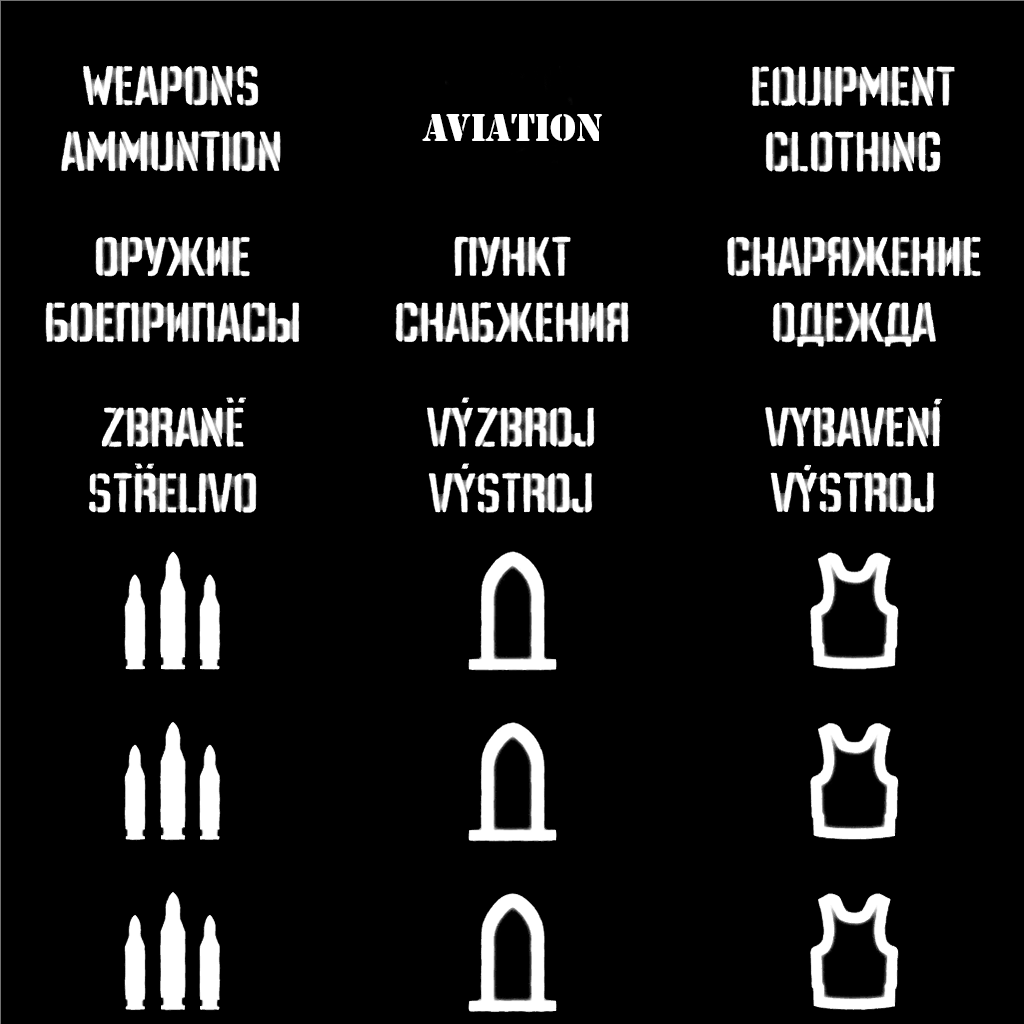
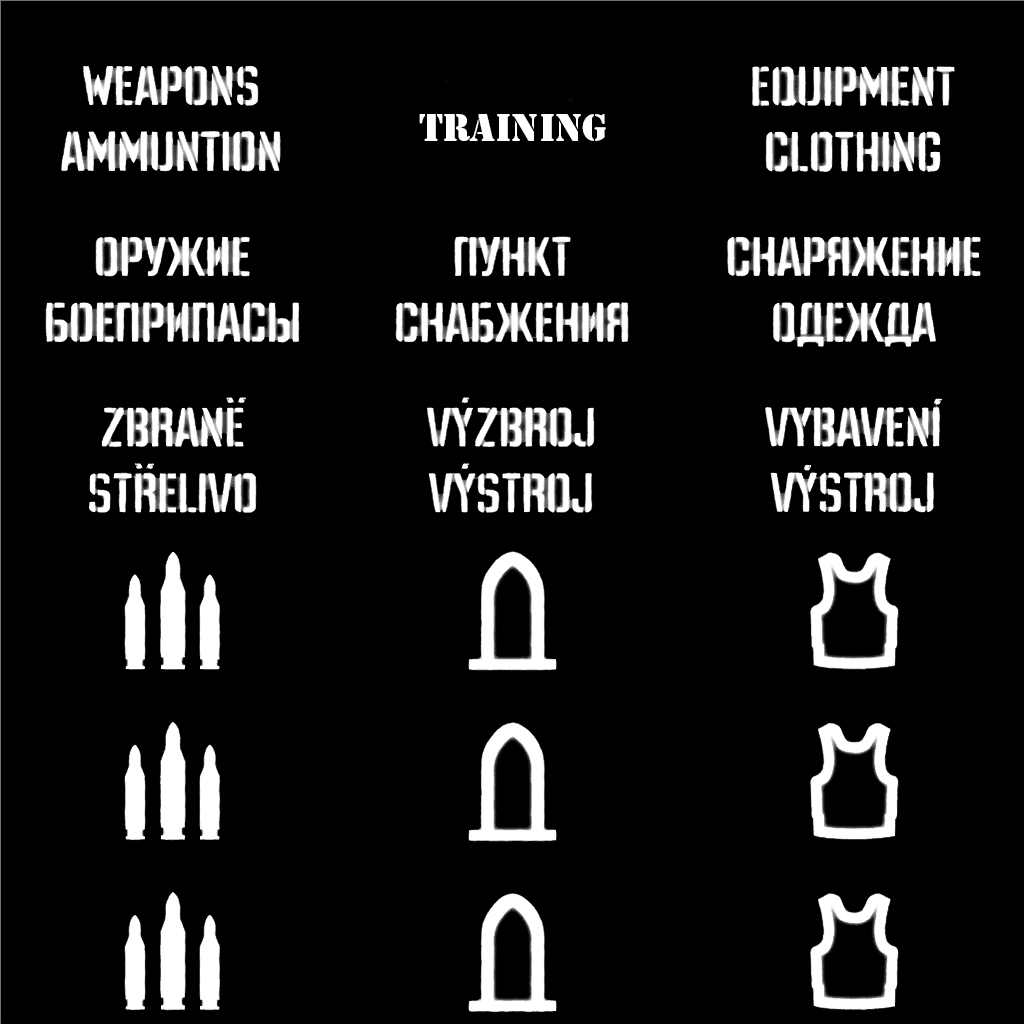
The second (1024, 1024) image is a revision of the first. Changes to its layers:
added layer "train" above "Aviation" over 419, 114, 606, 141
hid "Aviation" over 422, 114, 602, 141